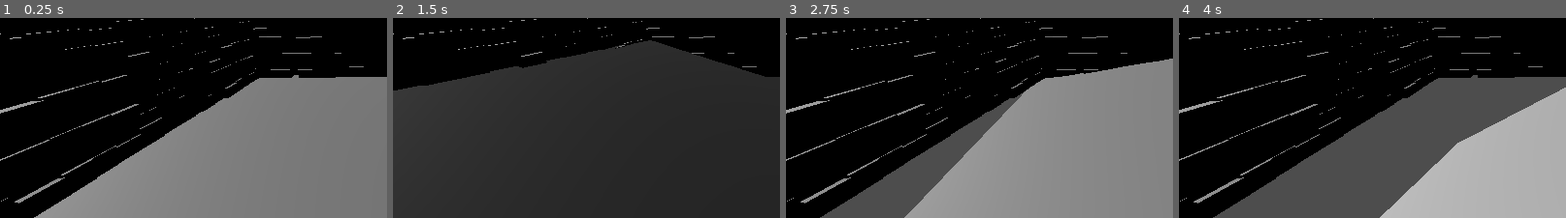
Above: before the commit, frames 1-4 (left to right).
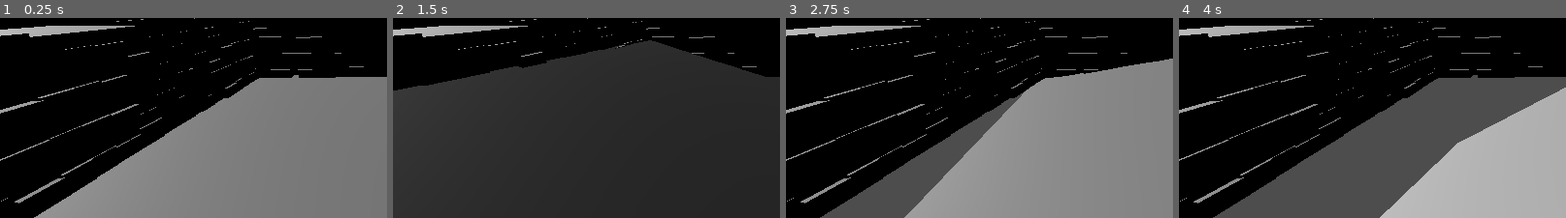
Above: after the commit, the same moments.

Repository: bam-squifi/gamejam-2025-bubbles
Game: Godot game, scene res://Leve_1.tscn
Same seed, same stepped clock (60 frames per second), same inputs: the game is played once before the commit and once after it.
Inputs (mouse positions are % of the whole screen's width and height, from its top left):
- Up to frame 1 (0.25 s): no input
- Up to frame 2 (1.5 s): tap Enter at 0.5 s; move the mouse to (72, 40) at 0.52 s; tap Space at 1.25 s; move the mouse to (30, 51) at 1.27 s
- Up to frame 3 (2.75 s): tap Enter at 2 s; move the mouse to (60, 22) at 2.02 s
- Up to frame 4 (4 s): tap Space at 2.75 s; move the mouse to (45, 68) at 2.77 s; tap Enter at 3.5 s; move the mouse to (80, 62) at 3.52 s
The pictures show only the part of the screen within x 0-50%, y 34-84%; the shares and areas given below are measured in that part.

The runs differ from the first frame. In frame 1, 1.0% of the frame differs, in the area x 0-35%, y 3-11%; in frame 2, 1.0%; in frame 3, 1.0%; in frame 4, 1.0%.

Commit message:
zwischenstand

Diff:
--- a/Leve_1.tscn
+++ b/Leve_1.tscn
@@ -30,5 +30,13 @@
 light_energy = 1.821
 
 [node name="MeshInstance3D" type="MeshInstance3D" parent="."]
-transform = Transform3D(1, 0, 0, 0, 0.0798246, 0, 0, 0, 0.53686, -3.50164, 2.11665, 0.431635)
+transform = Transform3D(1.21103, 0, 0, 0, 0.0798246, 0, 0, 0, 0.53686, -3.44023, 2.11665, 0.431635)
 mesh = SubResource("BoxMesh_dcd7w")
+
+[node name="MeshInstance3D2" type="MeshInstance3D" parent="."]
+transform = Transform3D(1.21103, 0, 0, 0, 0.0798246, 0, 0, 0, 0.53686, -3.44023, 2.08513, -0.100742)
+mesh = SubResource("BoxMesh_dcd7w")
+
+[node name="MeshInstance3D3" type="MeshInstance3D" parent="."]
+transform = Transform3D(1.21103, 0, 0, 0, 0.0798246, 0, 0, 0, 0.53686, -3.44023, 2.08513, -0.591878)
+mesh = SubResource("BoxMesh_dcd7w")
Not shown: 1 places in TestingGround.tscn that only renumber resources
